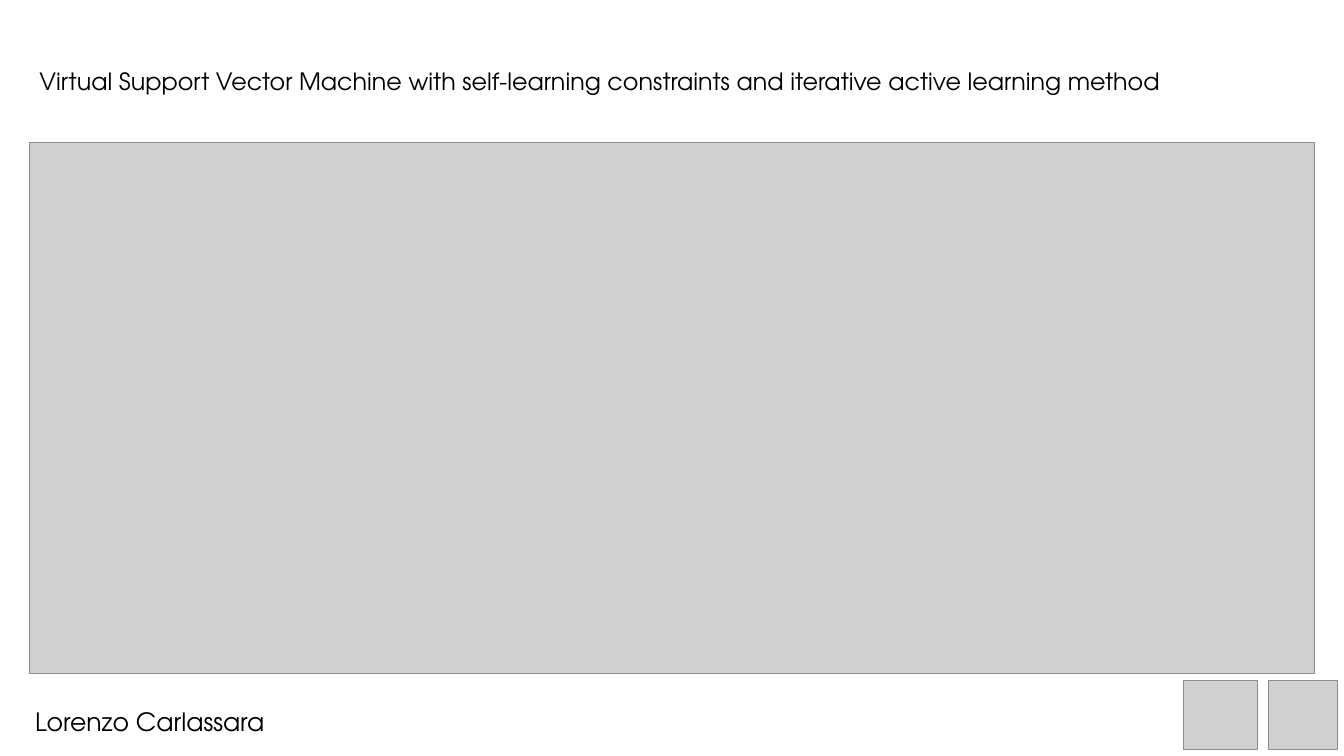
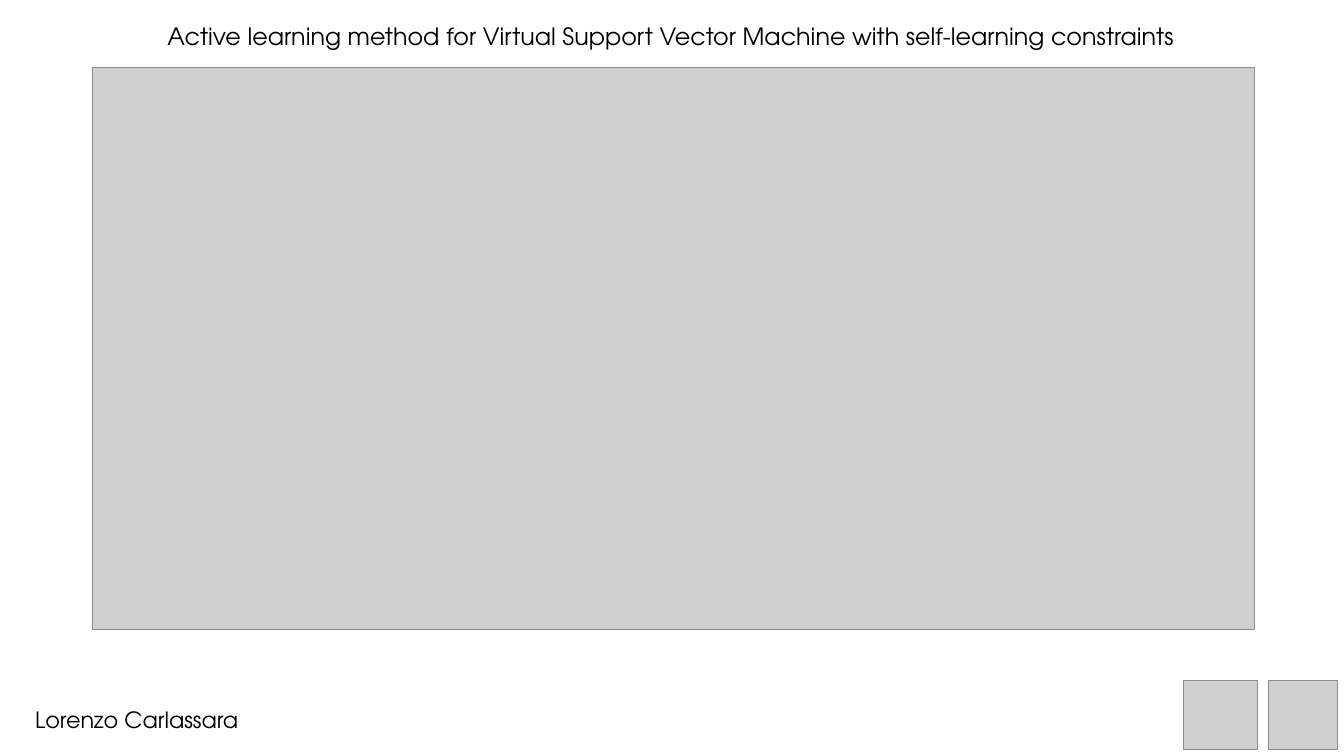
Before and after one commit to carls31/active-learning-virtual-SVM, a slide deck: slide 9 of presentation_CARLASSARA_10601118.pptx (slide 10 before the commit). Drawn at 1344x756 pixels with LibreOffice and Linux fonts; fonts in the diff are those of the drawing; grey boxes stand for pictures. Boxes give left, top, right and bottom in pixels: in the first picture for what was removed or moved away, otherwise in the second. Text is boxed around its words. In the diff, an @@ line names an element or a change of style, - is before the commit and + after.

```diff
--- a/presentation_CARLASSARA_10601118.pptx
+++ b/presentation_CARLASSARA_10601118.pptx
@@ text at [167, 27, 1174, 50]: text changed @@
-Virtual Support Vector Machine with self-learning constraints and iterative active learning method
+Active learning method for Virtual Support Vector Machine with self-learning constraints
@@ picture: place and size @@
-picture at [29, 143, 1315, 674]
+picture at [93, 68, 1255, 630]
@@ text "Lorenzo Carlassara" at [35, 711, 238, 729]: size 18 to 16 pt @@
```
Also in this commit, not shown: 9 other slides changed, 1 slide added, 1 slide removed, 2 other files.
